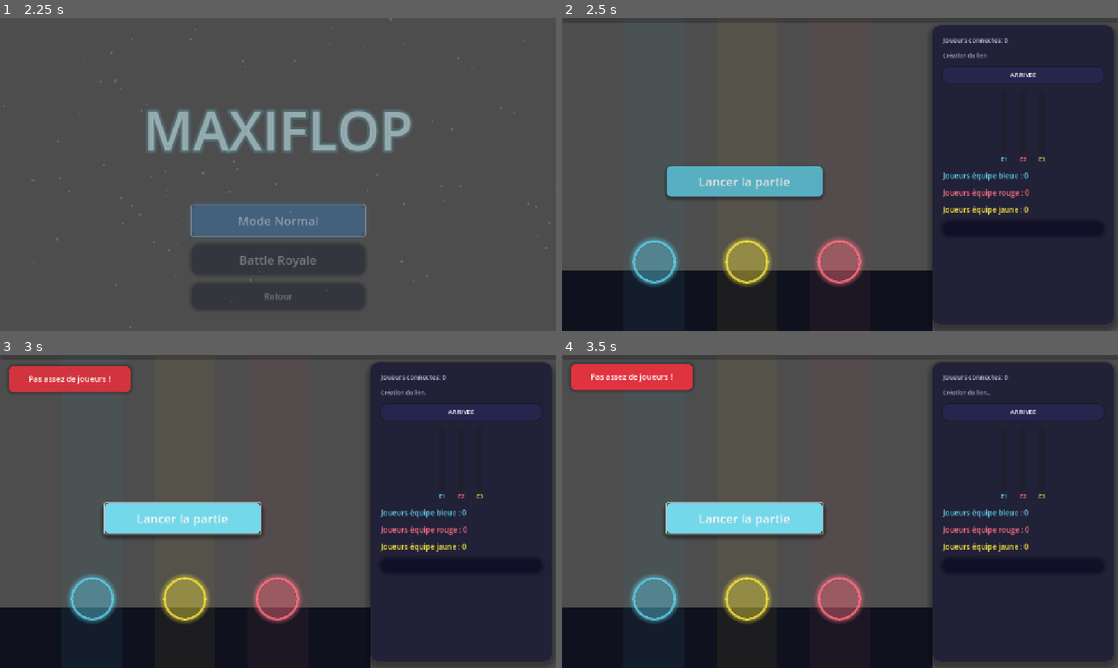
Above: before the commit, frames 1-4 (two rows, left to right).
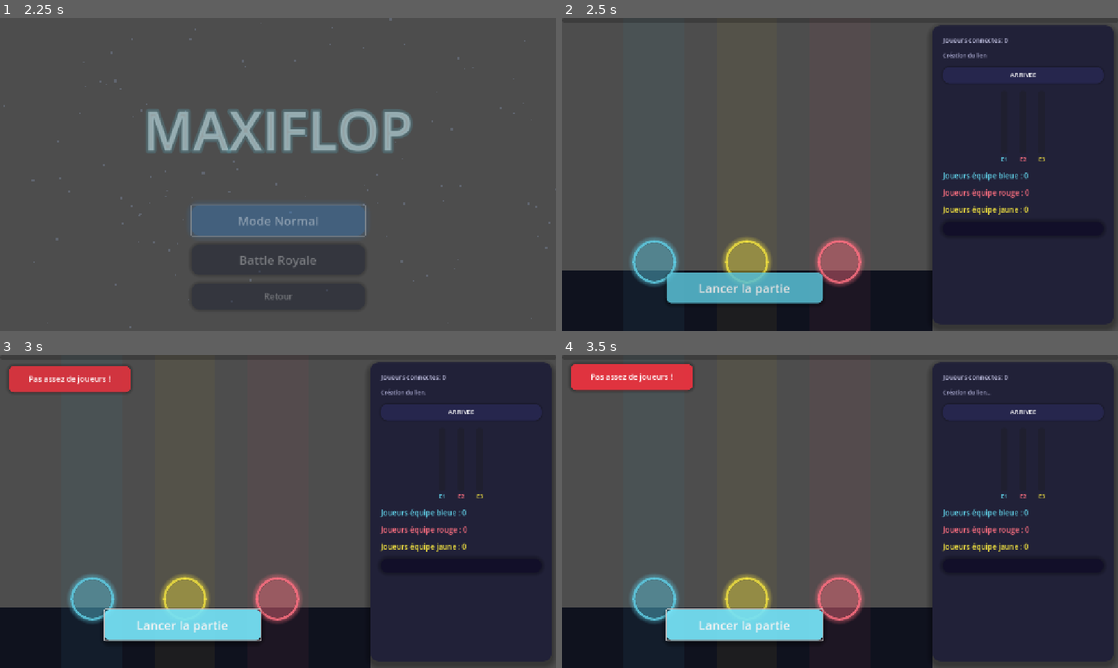
Above: after the commit, the same moments.

Repository: Maxx-bl/maxiflop
Game: Godot game, scene res://scenes/MainMenu.tscn
Same seed, same stepped clock (60 frames per second), same inputs: the game is played once before the commit and once after it. Sound files missing from this copy of the repository are replaced by a short silence.
Inputs:
- Up to frame 1 (2.25 s): tap Enter at 0.5 s; hold D 0.53-1.25 s; click "Jouer" at 1.25 s; click "Mode Normal" at 2 s
- Up to frame 2 (2.5 s): no input
- Up to frame 3 (3 s): click "Lancer la partie" at 2.75 s
- Up to frame 4 (3.5 s): no input

Frame 1 is identical in both runs. In frame 2, 5.6% of the frame differs, in the area x 18-48%, y 47-92%; in frame 3, 6.1%, in the area x 18-48%, y 46-92%; in frame 4, 6.1%.

Commit message:
fix: apparition des notes lors du changement de mode

Diff:
--- a/maxiflop-src/scenes/GameScreen.tscn
+++ b/maxiflop-src/scenes/GameScreen.tscn
@@ -216,6 +216,15 @@
 theme_override_styles/fill = SubResource("StyleBoxFlat_progress_song")
 show_percentage = false
 
+[node name="LobbyQRTexture" type="TextureRect" parent="HUD"]
+visible = false
+offset_left = 245.0
+offset_top = 205.0
+offset_right = 595.0
+offset_bottom = 555.0
+pivot_offset = Vector2(175, 175)
+stretch_mode = 5
+
 [node name="ComboLabel" type="Label" parent="HUD"]
 visible = false
 offset_left = 40.0
@@ -247,9 +256,9 @@
 vertical_alignment = 1
 
 [node name="WarmupLabel" type="Label" parent="HUD"]
-offset_top = 220.0
+offset_top = 100.0
 offset_right = 840.0
-offset_bottom = 320.0
+offset_bottom = 200.0
 theme_override_colors/font_color = Color(1, 1, 1, 0.9)
 theme_override_font_sizes/font_size = 56
 text = "Salle d'attente"
@@ -258,9 +267,9 @@
 
 [node name="StartMatchButton" type="Button" parent="HUD"]
 offset_left = 240.0
-offset_top = 340.0
+offset_top = 585.0
 offset_right = 600.0
-offset_bottom = 410.0
+offset_bottom = 655.0
 theme_override_font_sizes/font_size = 28
 theme_override_styles/hover = SubResource("StyleBoxFlat_button_hover")
 theme_override_styles/pressed = SubResource("StyleBoxFlat_button_hover")
--- a/maxiflop-src/scripts/GameScreen.gd
+++ b/maxiflop-src/scripts/GameScreen.gd
@@ -30,6 +30,7 @@
 @onready var result_team_scores_label: RichTextLabel = $HUD/ResultPanel/VBox/TeamScoresLabel
 @onready var result_winner_label: Label = $HUD/ResultPanel/VBox/WinnerLabel
 @onready var result_top5_label: RichTextLabel = $HUD/ResultPanel/VBox/ResultTop5Label
+@onready var lobby_qr_texture: TextureRect = $HUD/LobbyQRTexture
 
 @export var song_duration: float = 30.0
 @export var join_url_override: String = ""
@@ -61,13 +62,15 @@
 
 func _ready() -> void:
 	# --- PhantomBus Setup ---
-	AudioServer.add_bus()
-	phantom_bus_idx = AudioServer.bus_count - 1
-	AudioServer.set_bus_name(phantom_bus_idx, "PhantomBus")
-	AudioServer.set_bus_mute(phantom_bus_idx, true)
-	var analyzer := AudioEffectSpectrumAnalyzer.new()
-	analyzer.buffer_length = 0.1
-	AudioServer.add_bus_effect(phantom_bus_idx, analyzer)
+	phantom_bus_idx = AudioServer.get_bus_index("PhantomBus")
+	if phantom_bus_idx == -1:
+		AudioServer.add_bus()
+		phantom_bus_idx = AudioServer.bus_count - 1
+		AudioServer.set_bus_name(phantom_bus_idx, "PhantomBus")
+		AudioServer.set_bus_mute(phantom_bus_idx, true)
+		var analyzer := AudioEffectSpectrumAnalyzer.new()
+		analyzer.buffer_length = 0.1
+		AudioServer.add_bus_effect(phantom_bus_idx, analyzer)
 
 	ghost_player = AudioStreamPlayer.new()
 	ghost_player.bus = "PhantomBus"
@@ -296,9 +299,10 @@
 		if int(elapsed) % 20 == 0 and elapsed > 0 and int(elapsed * 10) % 10 == 0:
 			print("[BR Mode] Difficulté crescendo: %.2f" % difficulty_factor)
 	else:
-		# Fade out progressif sur les 10 dernieres secondes si le track est cut
-		if song_duration == 120.0 and elapsed >= 110.0:
-			var fade_factor = clamp((elapsed - 110.0) / 10.0, 0.0, 1.0)
+		# Fade out progressif sur les 3 dernieres secondes si le track est cut
+		var fade_start := song_duration - 3.0
+		if elapsed >= fade_start:
+			var fade_factor = clamp((elapsed - fade_start) / 3.0, 0.0, 1.0)
 			music_player.volume_db = lerp(0.0, -80.0, fade_factor)
 
 		if elapsed >= song_duration:
@@ -769,7 +773,8 @@
 
 	# En lobby : afficher QR code + lien, masquer classement
 	# En jeu ou Resultat : afficher classement
-	qr_texture.visible = is_waiting_start and join_url_ready # visible in lobby & result
+	qr_texture.visible = is_waiting_start and join_url_ready
+	lobby_qr_texture.visible = is_waiting_start and join_url_ready
 	join_link_label.visible = is_waiting_start
 
 	if GameManager.current_mode == GameManager.GameMode.BATTLE_ROYALE and not is_waiting_start:
@@ -814,7 +819,9 @@
 func _on_qr_downloaded(_result: int, _code: int, _headers: PackedStringArray, body: PackedByteArray) -> void:
 	var img := Image.new()
 	if img.load_png_from_buffer(body) == OK:
-		qr_texture.texture = ImageTexture.create_from_image(img)
+		var tex = ImageTexture.create_from_image(img)
+		qr_texture.texture = tex
+		lobby_qr_texture.texture = tex
 
 func _set_join_url() -> void:
 	var join_url := join_url_override.strip_edges()
--- a/maxiflop-src/scripts/NoteSpawner.gd
+++ b/maxiflop-src/scripts/NoteSpawner.gd
@@ -36,13 +36,19 @@
 var rng := RandomNumberGenerator.new()
 
 func start_spectrum(bus_idx: int) -> void:
+	# Reset state variables
 	time_elapsed = 0.0
 	is_running = true
 	rng.randomize()
 	current_cooldown = 0.0
 	smoothed_magnitude = 0.0
 	bass_baseline = 0.0
+	treble_baseline = 0.0
 	is_in_beat = false
+	is_in_treble = false
+	current_max_freq = 150.0 # Reset filter frequency
+
+	# Apply defaults from diff setting
 	_actual_cooldown_calculated = cooldown_time
 	_actual_threshold_calculated = bass_threshold
 
